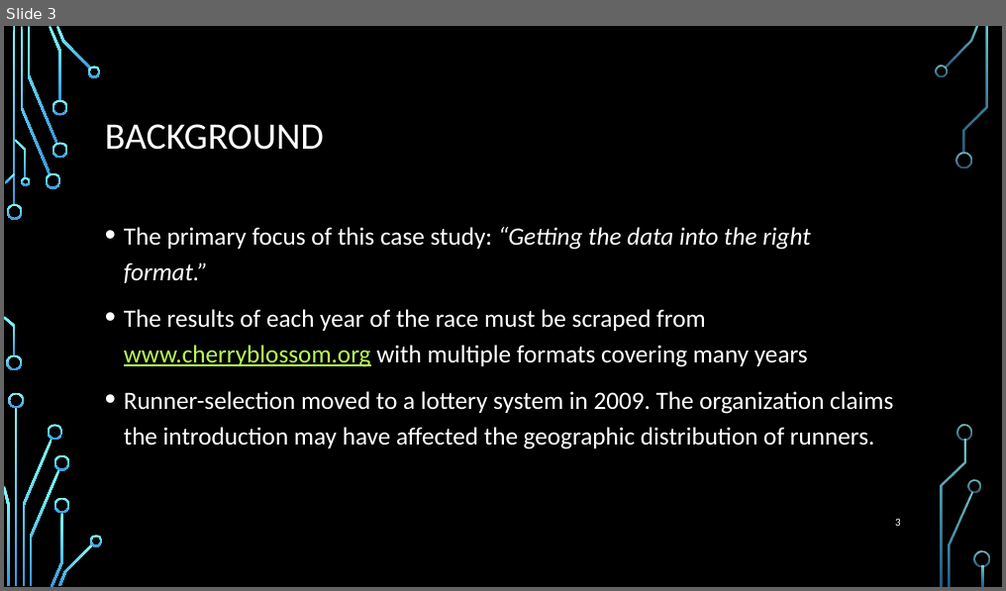
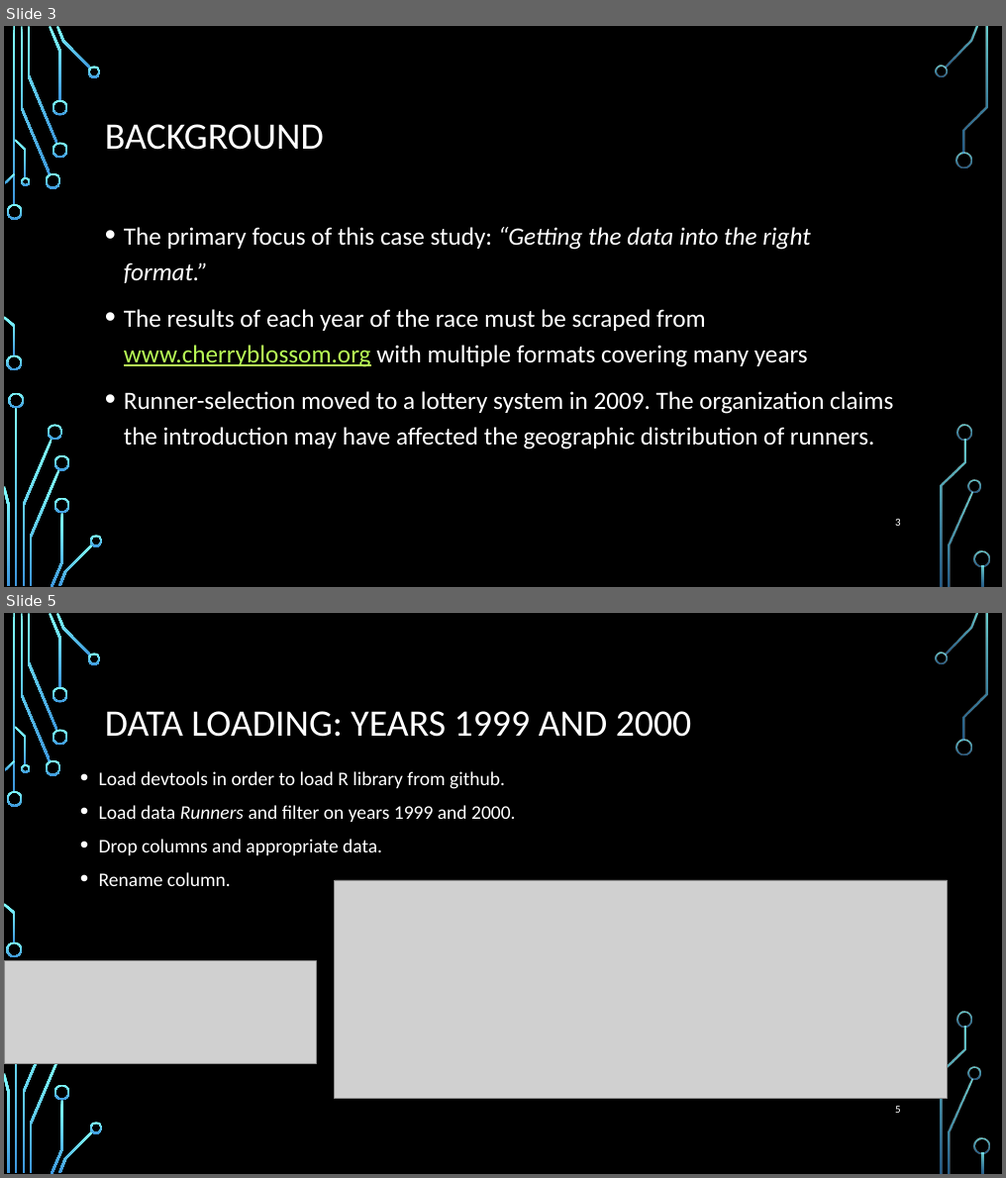
Before and after one commit to elkinst65/QTW_08, a slide deck: infographic.pptx. Shown one above the other, each under a label of ours: slide 3 before the commit, slides 3 and 5 after it; the slides between them are not shown. The pictures are 1006x591 and 1006x1178 pixels, drawn with LibreOffice and Linux fonts; fonts in the diff are those of the drawing; grey boxes stand for pictures; background and template pictures are left out. Boxes give left, top, right and bottom in pixels: in the first picture for what was removed or moved away, otherwise in the second. Text is boxed around its words. In the diff, an @@ line names an element or a change of style, - is before the commit and + after.

```diff
--- a/infographic.pptx
+++ b/infographic.pptx
@@ slide 5 added at bbox=[4, 613, 1002, 1174], background picture (left out); not listed: 33 template elements that a slide beside it also shows @@
@@ title added at bbox=[105, 711, 692, 737], 36 pt, text #FFFFFF @@
+DATA LOADING: YEARS 1999 AND 2000
@@ text added at bbox=[99, 771, 515, 886], 18.6 pt, text #FFFFFF @@
+• Load devtools in order to load R library from github.
+• Load data Runners and filter on years 1999 and 2000.
+• Drop columns and appropriate data.
+• Rename column.
@@ picture added at bbox=[335, 880, 948, 1099] @@
@@ picture added at bbox=[4, 961, 316, 1064] @@
@@ page number added at bbox=[895, 1106, 901, 1113], 10.5 pt, text #FFFFFF @@
+5
```
Also in this commit, not shown: 1 slide changed, 2 other slides added, 1 slide removed.
